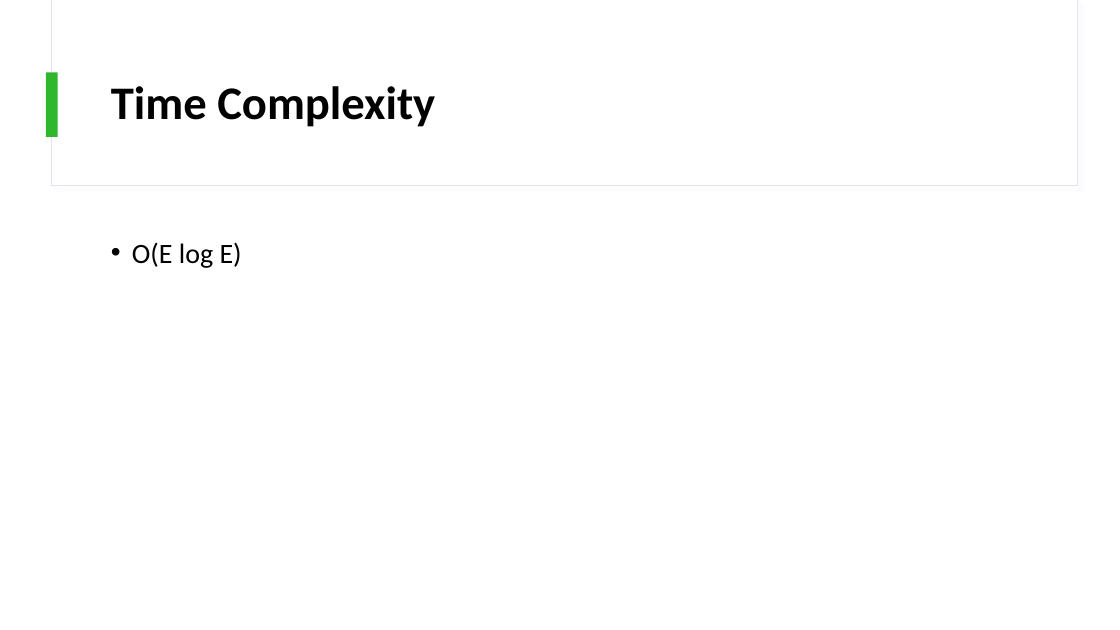
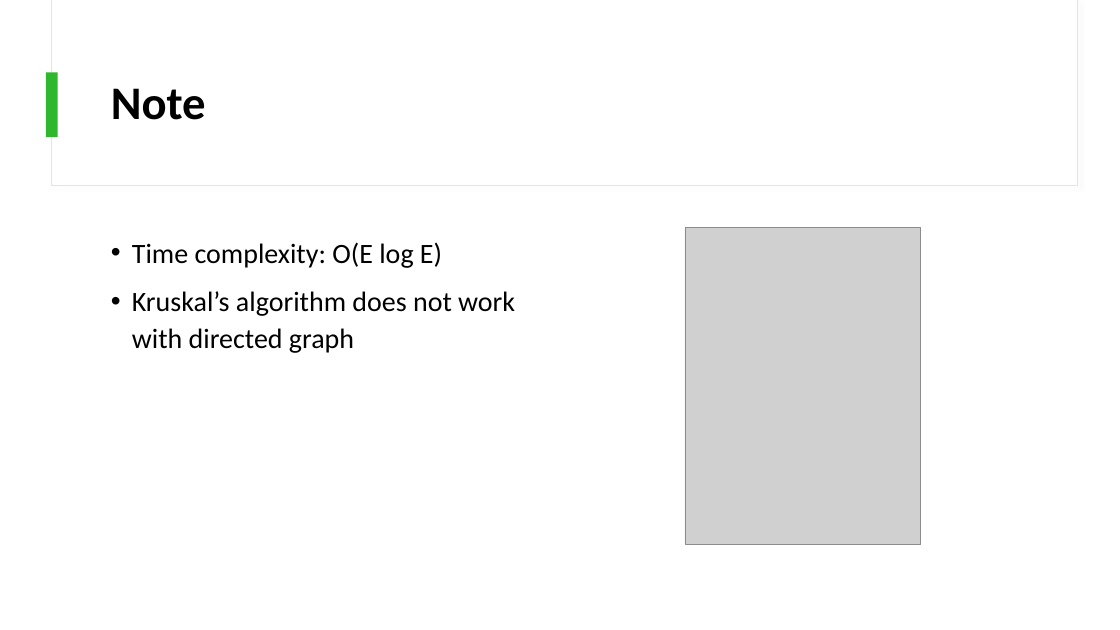
Before and after one commit to KarinaSang/Teaching, a slide deck: slide 46 of CCC_Senior/Week4/Week4.pptx. Drawn at 1120x630 pixels with LibreOffice and Linux fonts; fonts in the diff are those of the drawing; grey boxes stand for pictures. Boxes give left, top, right and bottom in pixels: in the first picture for what was removed or moved away, otherwise in the second. Text is boxed around its words. In the diff, an @@ line names an element or a change of style, - is before the commit and + after.

```diff
--- a/CCC_Senior/Week4/Week4.pptx
+++ b/CCC_Senior/Week4/Week4.pptx
@@ title at box(111, 88, 206, 120): text changed @@
-Time Complexity
+Note
@@ picture added at box(686, 228, 922, 544) @@
@@ text at box(132, 242, 515, 353): text changed @@
-• O(E log E)
+• Time complexity: O(E log E)
+• Kruskal’s algorithm does not work with directed graph
```
Also in this commit, not shown: 13 other files.
